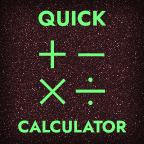
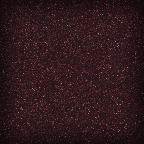
The second 144 x 144 image is a revision of the first. Changes to its layers:
pixels changed over [18, 10, 126, 133] (layer not identified)